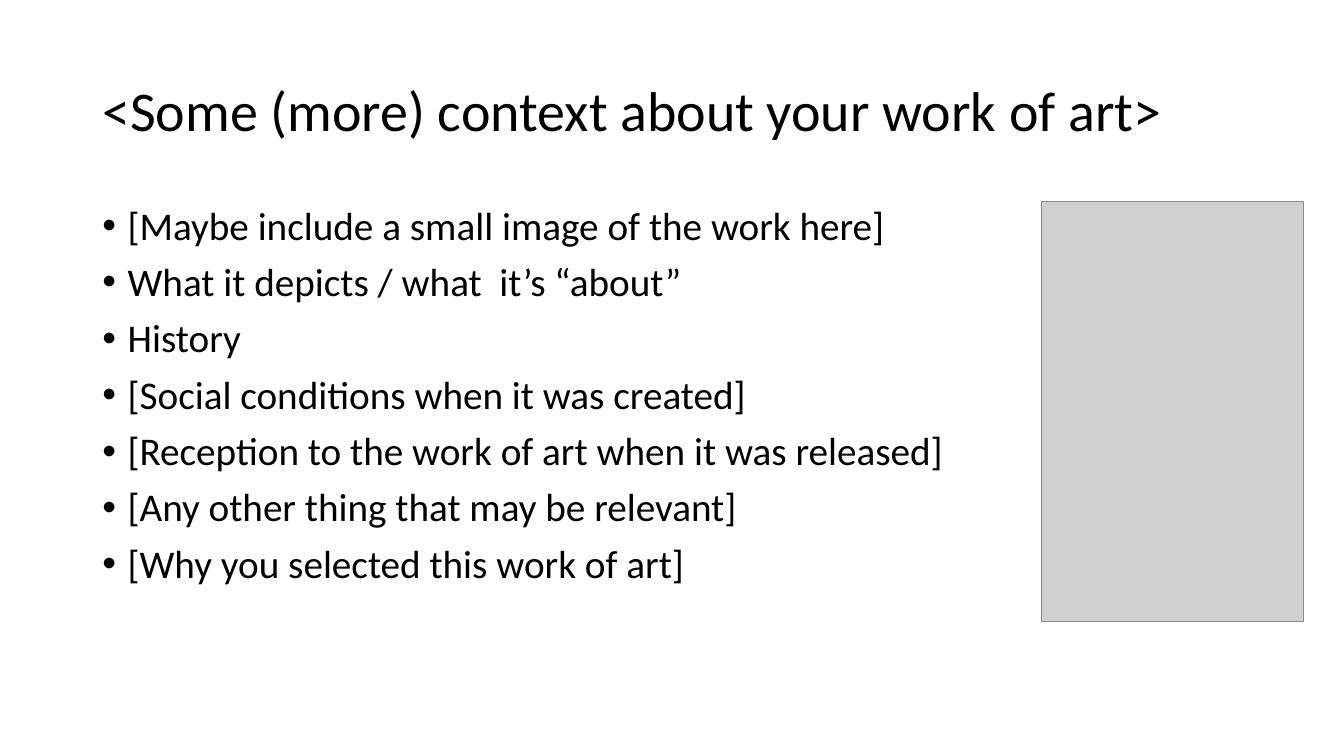
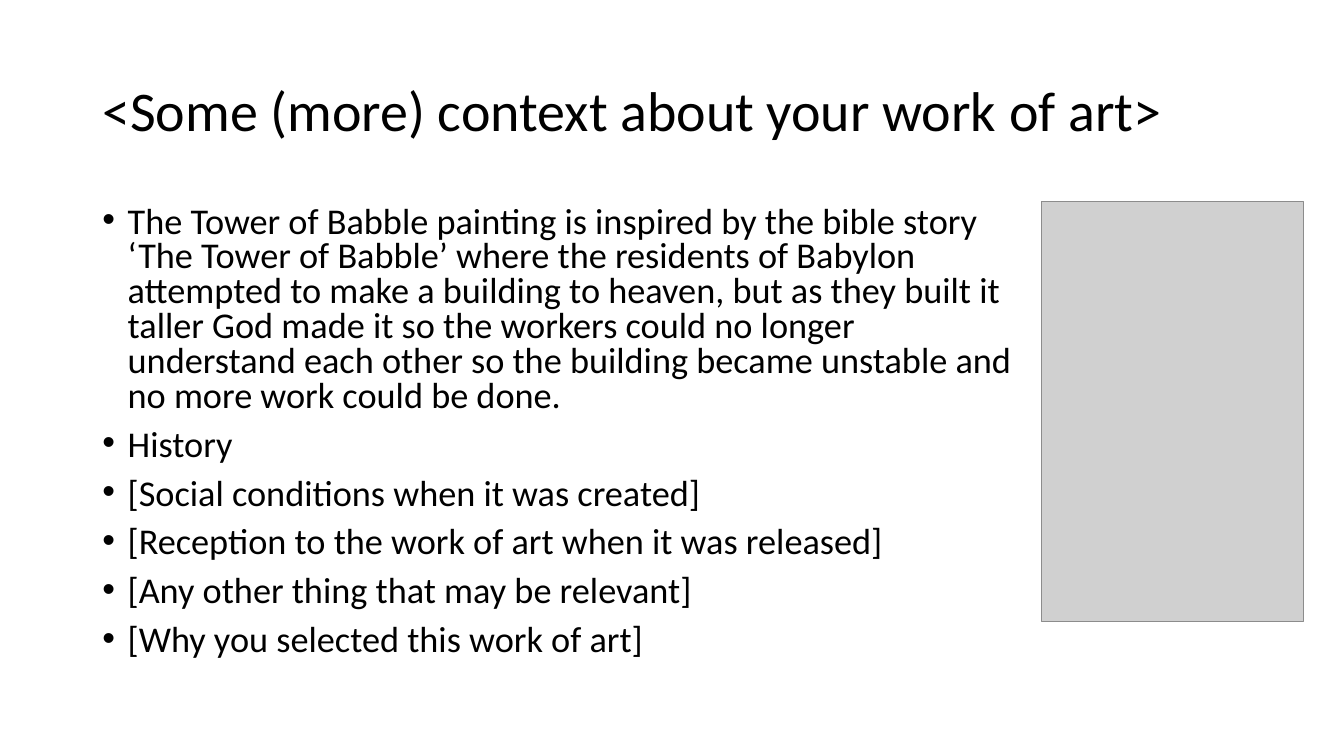
Before and after one commit to Mukkablue/Game-Theory, a slide deck: slide 3 of Presentation.pptx. Drawn at 1344x756 pixels with LibreOffice and Linux fonts; fonts in the diff are those of the drawing; grey boxes stand for pictures. Boxes give left, top, right and bottom in pixels: in the first picture for what was removed or moved away, otherwise in the second. Text is boxed around its words. In the diff, an @@ line names an element or a change of style, - is before the commit and + after.

Commit message:
Presentation work

```diff
--- a/Presentation.pptx
+++ b/Presentation.pptx
@@ text at bbox=[128, 208, 1011, 409]: text changed; size 28 to 25.9 pt @@
-• [Maybe include a small image of the work here]
-• What it depicts / what it’s “about”
+• The Tower of Babble painting is inspired by the bible story ‘The Tower of Babble’ where the residents of Babylon attempted to make a building to heaven, but as they built it taller God made it so the workers could no longer understand each other so the building became unstable and no more work could be done.
@@ text at bbox=[128, 432, 882, 658]: size 28 to 25.9 pt in "History", "[Social conditions when it was created]", "[Reception to the work of art when ...", "[Any other thing that may be relevant]" and 1 more places; line spacing 0.9 to 0.8 @@
```
